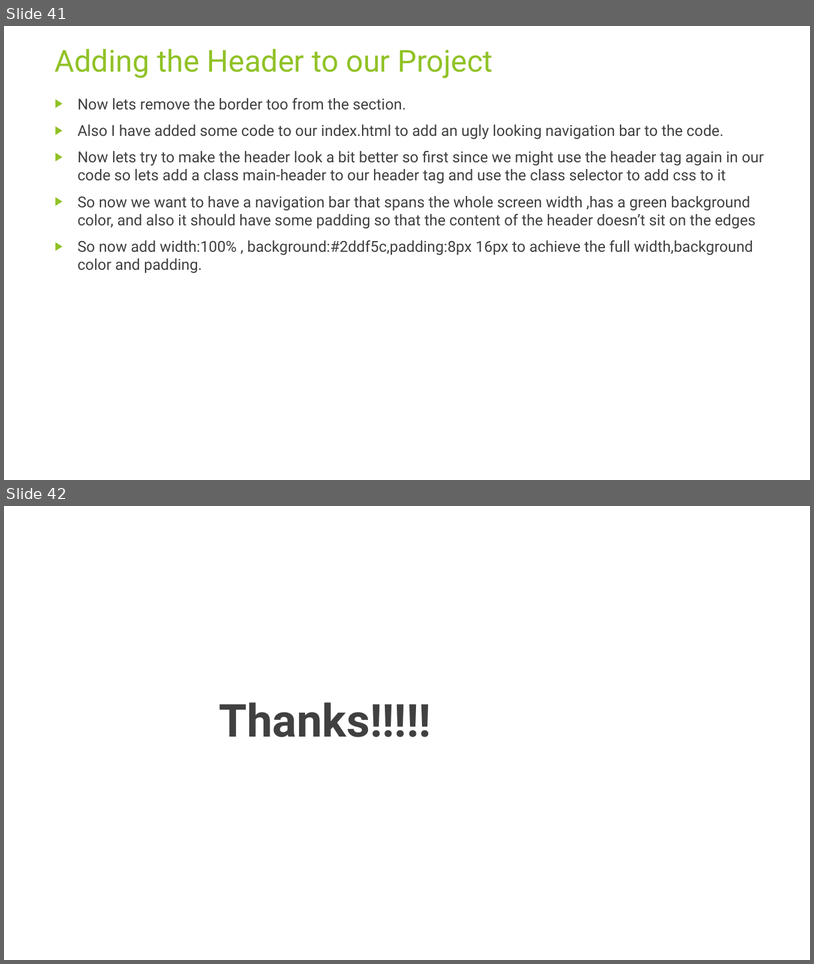
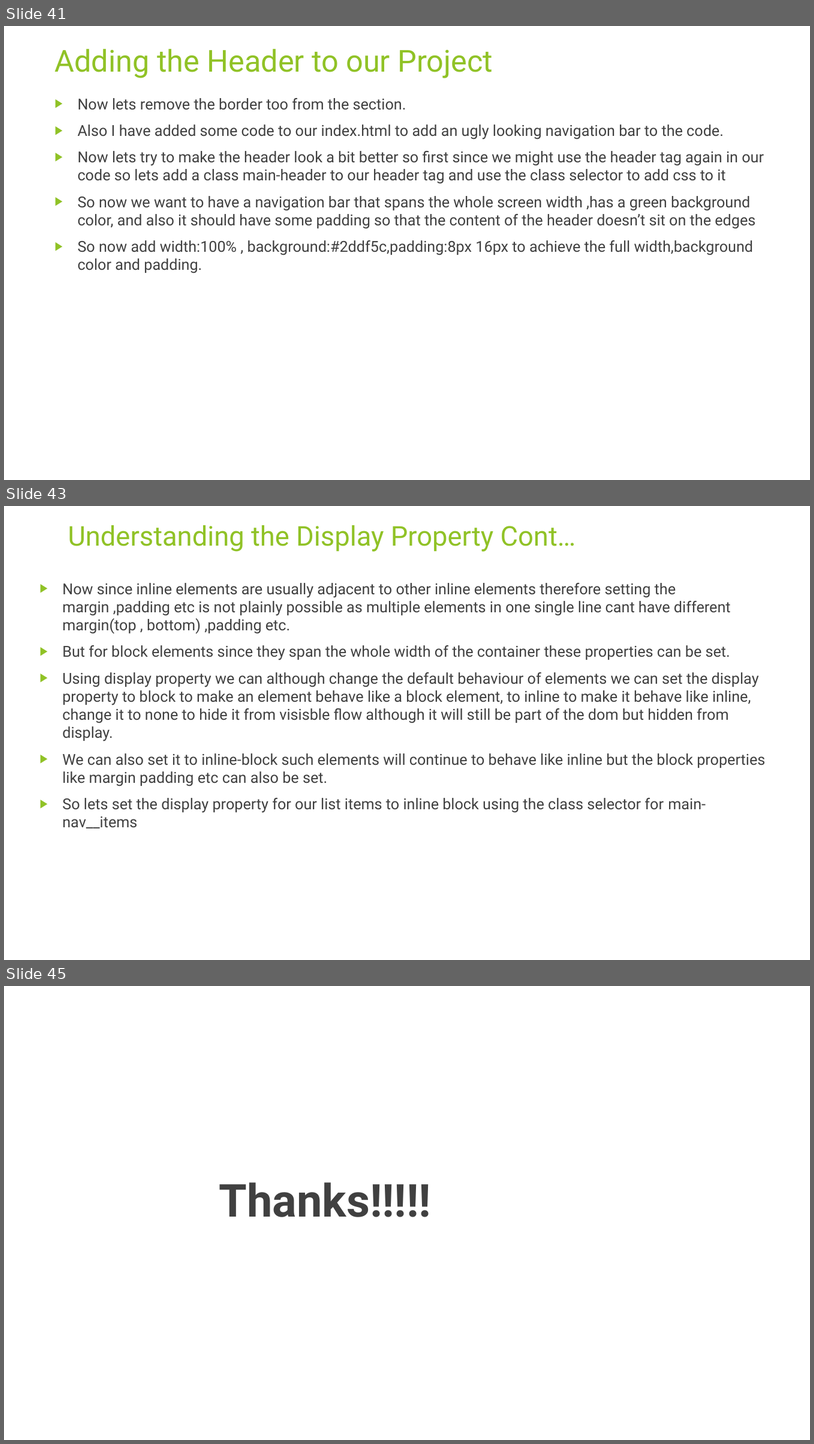
Before and after one commit to rudhrainfogain/CSS, a slide deck: PPT/Css-v3.pptx. Shown one above the other, each under a label of ours: slides 41 and 42 before the commit, slides 41, 43 and 45 after it; the slides between them are not shown. The pictures are 814x964 and 814x1444 pixels, drawn with LibreOffice and Linux fonts; fonts in the diff are those of the drawing. Boxes give left, top, right and bottom in pixels: in the first picture for what was removed or moved away, otherwise in the second. Text is boxed around its words. In the diff, an @@ line names an element or a change of style, - is before the commit and + after.

Commit message:
Understanding the Display Property

```diff
--- a/PPT/Css-v3.pptx
+++ b/PPT/Css-v3.pptx
@@ slide 43 added at [4,506,810,960], background #FFFFFF @@
@@ title added at [68,525,576,552], 32.4 pt, text #90C226 @@
+Understanding the Display Property Cont…
@@ text added at [62,583,765,828], 18 pt, text #404040 @@
+▶ Now since inline elements are usually adjacent to other inline elements therefore setting the margin ,padding etc is not plainly possible as multiple elements in one single line cant have different margin(top , bottom) ,padding etc.
+▶ But for block elements since they span the whole width of the container these properties can be set.
+▶ Using display property we can although change the default behaviour of elements we can set the display property to block to make an element behave like a block element, to inline to make it behave like inline, change it to none to hide it from visisble flow although it will still be part of the dom but hidden from display.
+▶ We can also set it to inline-block such elements will continue to behave like inline but the block properties like margin padding etc can also be set.
+▶ So lets set the display property for our list items to inline block using the class selector for main-nav__items
@@ what was slide 42 is now slide 45 @@
```
Also in this commit, not shown: 2 other slides added, 2 other files.
